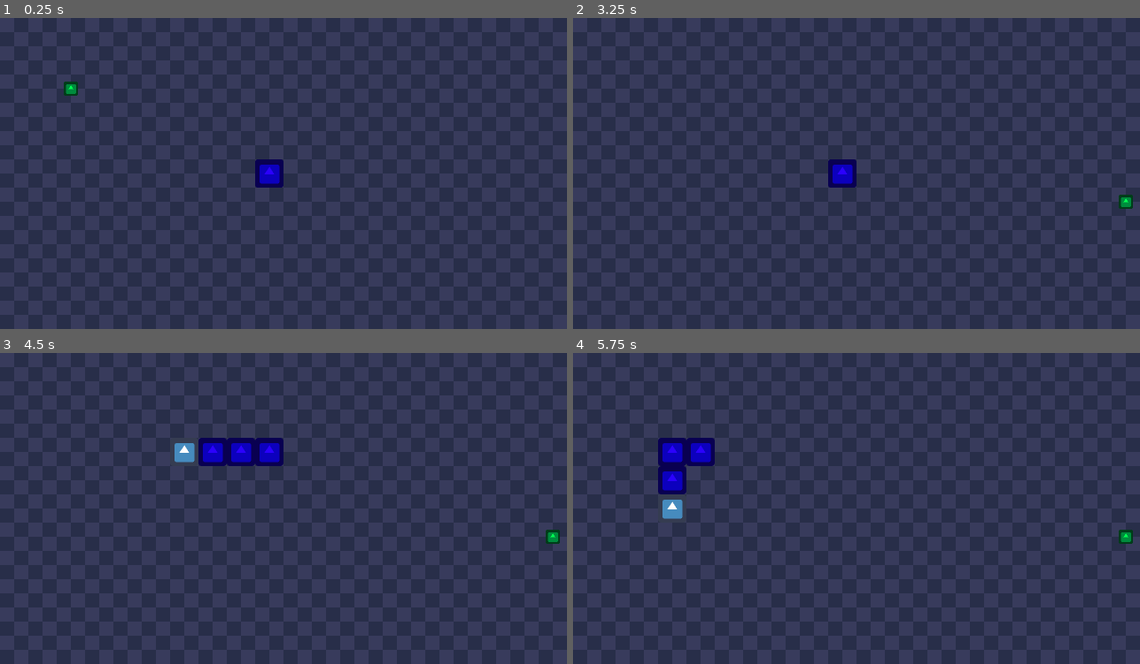
Above: before the commit, frames 1-4 (two rows, left to right).
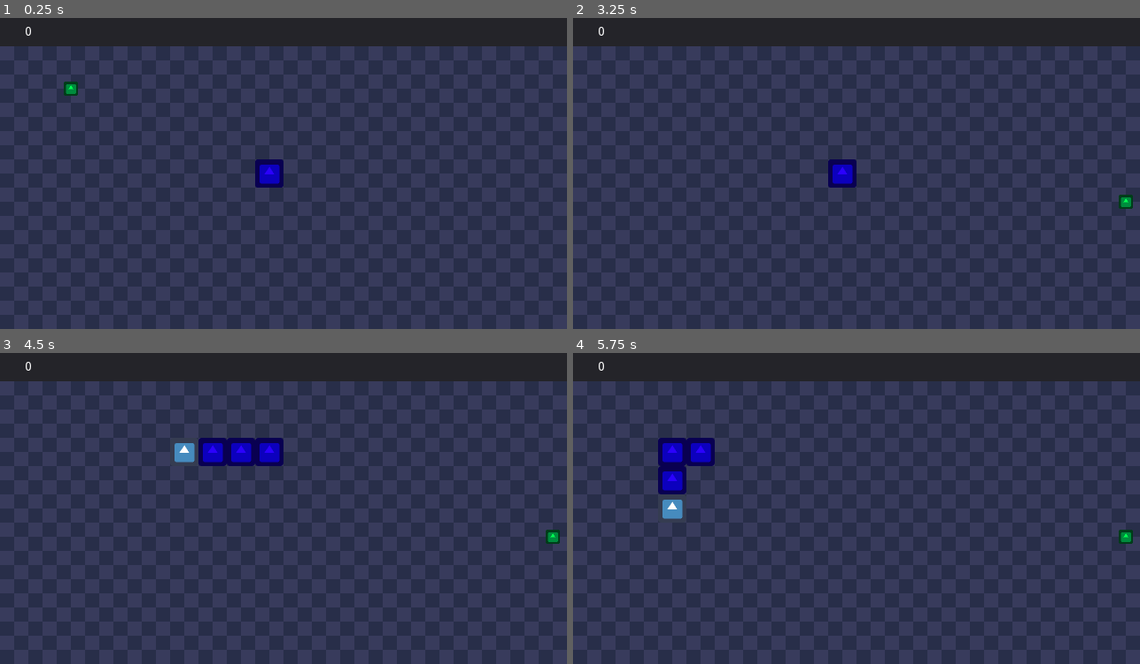
Above: after the commit, the same moments.

Repository: DanielBT91/godot-005-simple-snake-game
Game: Godot game, scene res://Scenes/World.tscn
The game is run twice, just before and just after one commit, with the same random seed, the same clock (stepped at 60 frames per second) and the same inputs. The engine's default icon, where the game draws it, is replaced by a stand-in: a white triangle on a blue panel in a dark square.
Inputs:
- Up to frame 1 (0.25 s): no input
- Up to frame 2 (3.25 s): tap Enter at 0.5, 2 s; hold Right (ui_right) 0.53-1.28 s; tap Space at 1.25, 2.75 s; hold Down (ui_down) 1.28-2.03 s; hold Right (ui_right) 2.03-2.78 s; hold Up (ui_up) from 2.78 s (still down)
- Up to frame 3 (4.5 s): release Up (ui_up) at 3.53 s; hold Left (ui_left) from 3.53 s (still down)
- Up to frame 4 (5.75 s): release Left (ui_left) at 5.03 s; hold Down (ui_down) from 5.03 s (still down)

The runs differ from the first frame. In frame 1, 9.1% of the frame differs, in the area x 0-100%, y 0-10%; in frame 2, 9.1%; in frame 3, 9.1%; in frame 4, 9.1%.

Commit message:
check out of screen; begin on HUD;

Diff:
--- /dev/null
+++ b/Scenes/HUD.gd
@@ -0,0 +1,10 @@
+extends Control
+
+var p_count = 0;
+
+func _ready():
+	$Panel/LabelParts.text = "0"
+
+func _on_Player_eat_food():
+	p_count += 1
+	$Panel/LabelParts.text = str(p_count)
--- /dev/null
+++ b/Scenes/HUD.tscn
@@ -0,0 +1,56 @@
+[gd_scene load_steps=2 format=2]
+
+[ext_resource path="res://Scenes/HUD.gd" type="Script" id=1]
+
+[node name="Control" type="Control"]
+
+anchor_left = 0.0
+anchor_top = 0.0
+anchor_right = 0.0
+anchor_bottom = 0.0
+margin_right = 1280.0
+margin_bottom = 352.0
+rect_pivot_offset = Vector2( 0, 0 )
+rect_clip_content = false
+mouse_filter = 0
+mouse_default_cursor_shape = 0
+size_flags_horizontal = 1
+size_flags_vertical = 1
+script = ExtResource( 1 )
+_sections_unfolded = [ "Grow Direction", "Margin", "Rect" ]
+
+[node name="Panel" type="Panel" parent="." index="0"]
+
+anchor_left = 0.0
+anchor_top = 0.0
+anchor_right = 0.0
+anchor_bottom = 0.0
+margin_right = 640.0
+margin_bottom = 32.0
+rect_pivot_offset = Vector2( 0, 0 )
+rect_clip_content = false
+mouse_filter = 0
+mouse_default_cursor_shape = 0
+size_flags_horizontal = 1
+size_flags_vertical = 1
+
+[node name="LabelParts" type="Label" parent="Panel" index="0"]
+
+anchor_left = 0.0
+anchor_top = 0.0
+anchor_right = 0.0
+anchor_bottom = 0.0
+margin_right = 64.0
+margin_bottom = 32.0
+rect_pivot_offset = Vector2( 0, 0 )
+rect_clip_content = false
+mouse_filter = 2
+mouse_default_cursor_shape = 0
+size_flags_horizontal = 1
+size_flags_vertical = 4
+text = "111111"
+align = 1
+valign = 1
+percent_visible = 1.0
+lines_skipped = 0
+max_lines_visible = -1
--- a/Scenes/Player.gd
+++ b/Scenes/Player.gd
@@ -8,6 +8,8 @@
 var parts = Array()
 var hasMoved = false
 var dead = false
+
+signal eat_food
 
 func _ready():
 	targetPosition = position
@@ -28,6 +30,9 @@
 
 	if dead:
 		return
+
+	check_out_of_screen()
+
 
 	if  Input.is_action_pressed("ui_up"):
 		direction = Vector2(0, -1)
@@ -61,6 +66,18 @@
 		position += direction * 64
 		targetPosition = targetPosition + (direction * 64)
 
+func check_out_of_screen():
+	var kill = false
+	if get_viewport().get_visible_rect().size.x < global_position.x or 0 > global_position.x:
+		kill = true;
+	if get_viewport().get_visible_rect().size.y < global_position.y or 0 > global_position.y:
+		kill = true;
+
+	if kill:
+		dead = true
+		get_parent().game_over()
+		for part in parts:
+			part.get_node("TimerFlash").start()
 
 func _on_Player_area_entered(area):
 
@@ -71,6 +88,7 @@
 		area.queue_free()
 		add_part()
 		get_parent().spawn_food()
+		emit_signal("eat_food")
 	elif hasMoved and area.is_in_group("part"):
 		print(area.name)
 		dead = true
--- a/Scenes/World.gd
+++ b/Scenes/World.gd
@@ -3,7 +3,7 @@
 const FOOD = preload("res://Scenes/Food.tscn")
 
 func _ready():
-#	randomize()
+	randomize()
 
 	var screen_size = OS.get_screen_size()
 	var window_size = OS.get_window_size()
--- a/Scenes/World.tscn
+++ b/Scenes/World.tscn
@@ -1,8 +1,9 @@
-[gd_scene load_steps=4 format=2]
+[gd_scene load_steps=5 format=2]
 
 [ext_resource path="res://Scenes/World.gd" type="Script" id=1]
 [ext_resource path="res://grid.png" type="Texture" id=2]
 [ext_resource path="res://Scenes/Player.tscn" type="PackedScene" id=3]
+[ext_resource path="res://Scenes/HUD.tscn" type="PackedScene" id=4]
 
 [node name="World" type="Node" index="0"]
 
@@ -45,4 +46,10 @@
 one_shot = true
 autostart = false
 
+[node name="Control" parent="." index="3" instance=ExtResource( 4 )]
+
+rect_scale = Vector2( 2, 2 )
+
 [connection signal="area_entered" from="Player" to="Player" method="_on_Player_area_entered"]
+
+[connection signal="eat_food" from="Player" to="Control" method="_on_Player_eat_food"]
